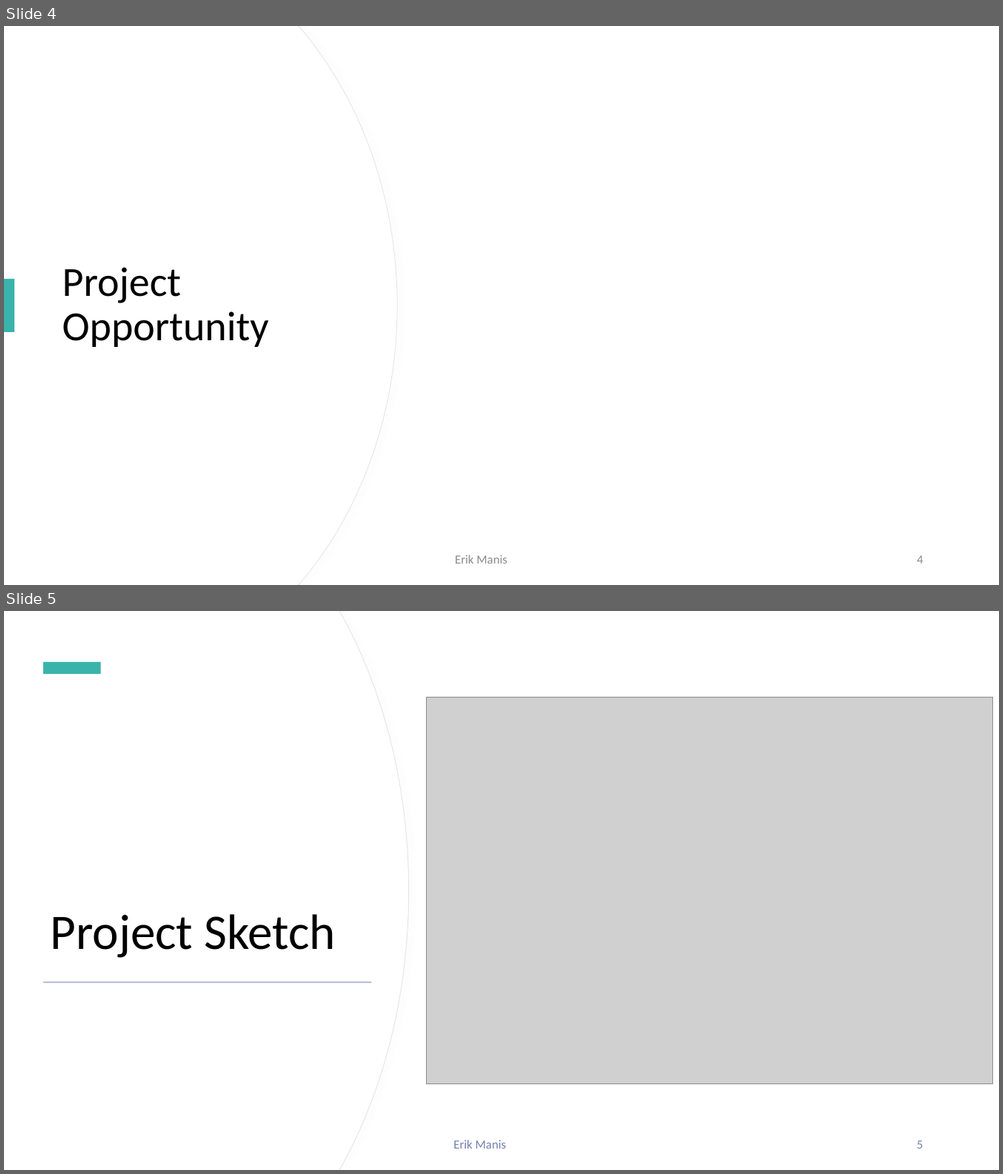
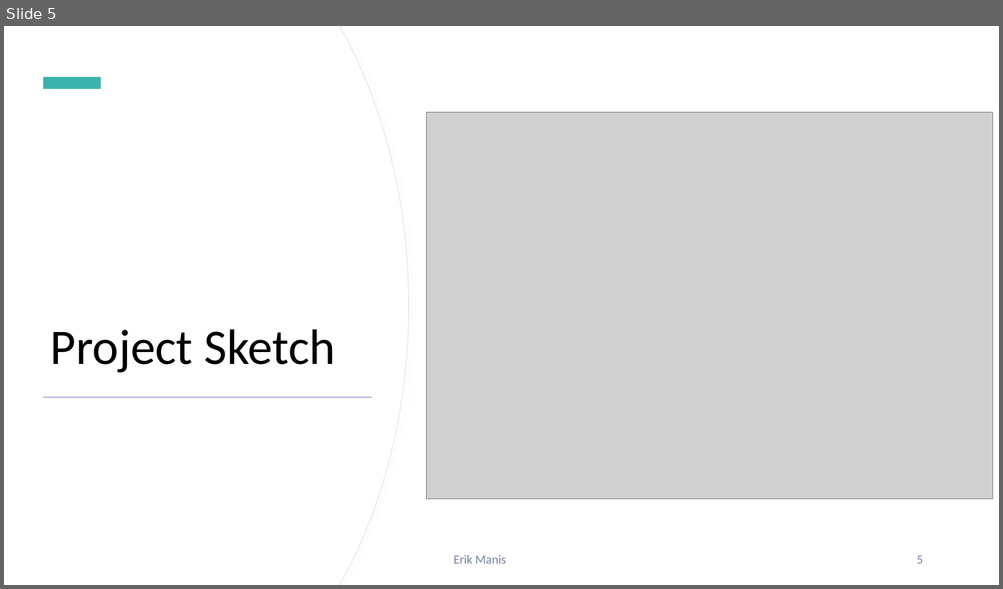
Before and after one commit to dirkt68/pl1-robotics, a slide deck: Presentations/Slides/Presentation_Feb_17.pptx. Shown one above the other, each under a label of ours: slides 4 and 5 before the commit, slide 5 after it. The pictures are 1003x1174 and 1003x589 pixels, drawn with LibreOffice and Linux fonts; fonts in the diff are those of the drawing; grey boxes stand for pictures. Boxes give left, top, right and bottom in pixels: in the first picture for what was removed or moved away, otherwise in the second. Text is boxed around its words. In the diff, an @@ line names an element or a change of style, - is before the commit and + after.

```diff
--- a/Presentations/Slides/Presentation_Feb_17.pptx
+++ b/Presentations/Slides/Presentation_Feb_17.pptx
@@ slide 4 removed at (4, 26, 999, 585), background #FFFFFF; not listed: 2 template elements that a slide beside it also shows @@
@@ rectangle removed at (4, 26, 999, 585) @@
@@ freeform shape removed at (4, 26, 397, 585) @@
@@ freeform shape removed at (4, 26, 396, 585) @@
@@ title removed at (62, 267, 269, 347) @@
-Project Opportunity
@@ rectangle removed at (4, 279, 14, 332) @@
@@ text removed at (455, 555, 507, 564) @@
-Erik Manis
@@ page number removed at (916, 556, 922, 564) @@
-4
```
Also in this commit, not shown: 4 slides changed, 2 slides added, 3 other slides removed, 5 other files.
